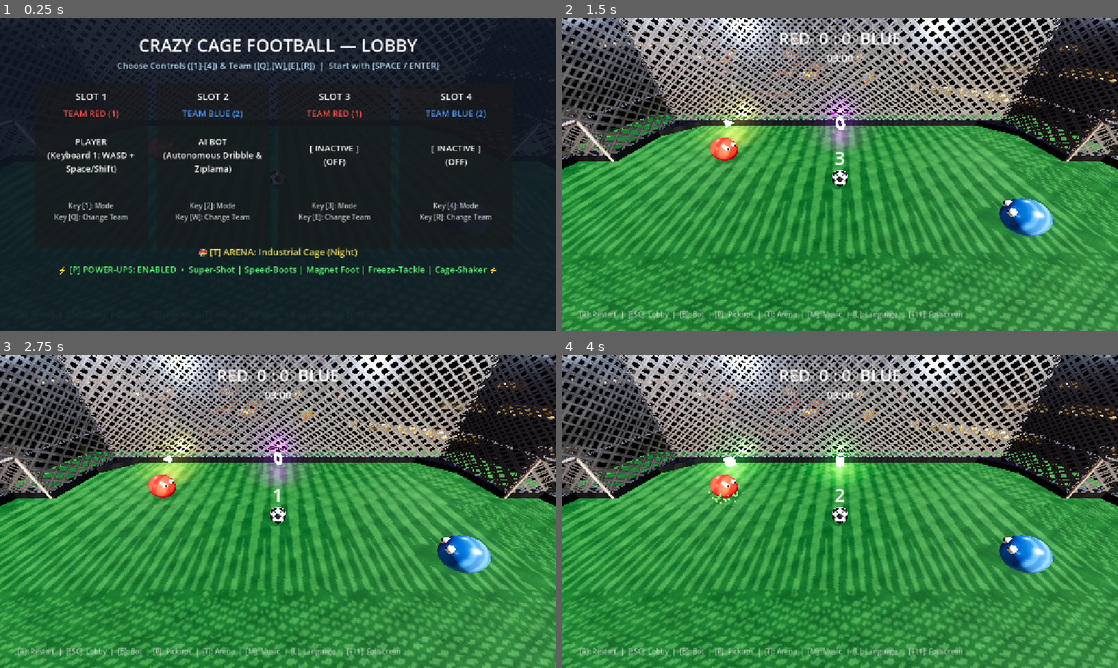
Above: before the commit, frames 1-4 (two rows, left to right).
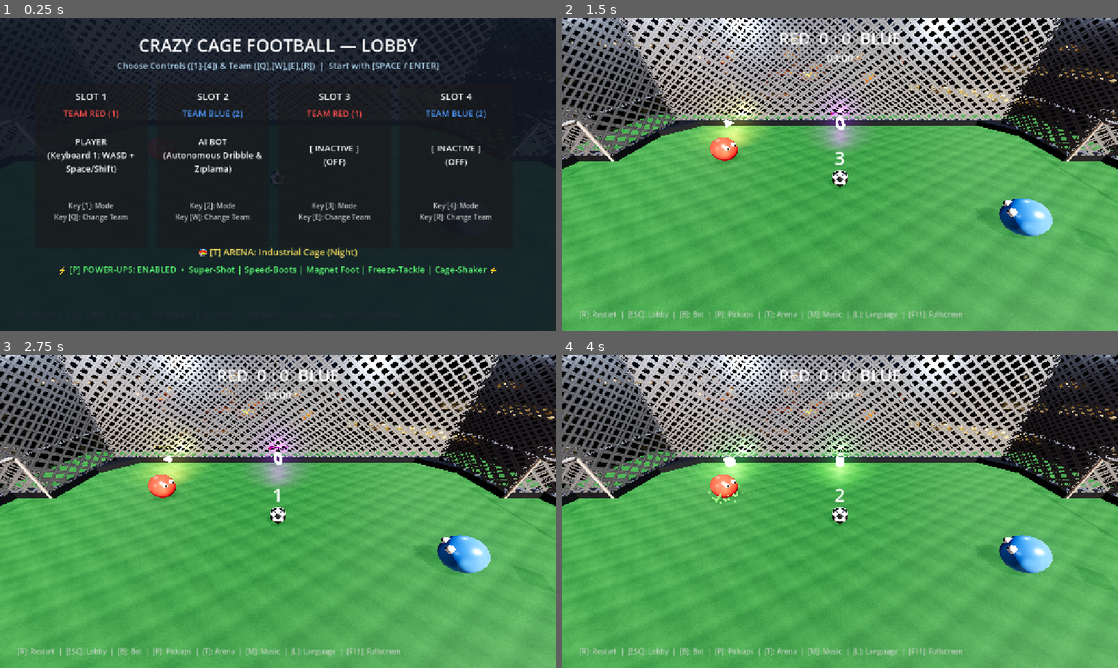
Above: after the commit, the same moments.

Repository: RobinNunkesser/gd-godot-crazy-cage-football
Game: Godot game, scene res://scenes/main.tscn
Same seed, same stepped clock (60 frames per second), same inputs: the game is played once before the commit and once after it.
Inputs (mouse positions are in pixels of both pictures, inside the frame that each line leads up to):
- Up to frame 1 (0.25 s): no input
- Up to frame 2 (1.5 s): tap Enter (p2_jump) at 0.5 s; move the mouse to (962, 158) at 0.52 s; hold D (p1_right) 0.53-1.28 s; tap Shift (p1_boost) at 0.6 s; click (962, 158) at 0.67 s; tap Space (p1_jump) at 0.77 s; move the mouse to (728, 190) at 1.27 s; hold S (p1_down) from 1.28 s (still down); tap Down (p2_down) at 1.35 s
- Up to frame 3 (2.75 s): tap Space (p1_jump) at 1.52 s; move the mouse to (333, 442) at 2.02 s; release S (p1_down) at 2.03 s; hold D (p1_right) from 2.03 s (still down); hold Left (p2_left) from 2.03 s (still down)
- Up to frame 4 (4 s): tap R (restart) at 2.75 s; move the mouse to (812, 574) at 2.77 s; release D (p1_right) at 2.78 s; release Left (p2_left) at 2.78 s; hold W (p1_up) 2.78-3.53 s; tap Right (p2_right) at 2.85 s; click (812, 574) at 2.92 s; tap Space (p1_jump) at 3.02, 3.77 s; move the mouse to (1006, 558) at 3.52 s; hold A (p1_left) from 3.53 s (still down); hold Up (p2_up) from 3.53 s (still down)

The runs differ from the first frame. In frame 2, 46% of the frame differs, in the area x 0-100%, y 0-100%; in frame 3, 46%; in frame 4, 46%.

Commit message:
fix(rendering): disable fence shadow casting to eliminate pitch edge flickering, soften shadows, and optimize depth buffer

Diff:
--- a/scenes/main.gd
+++ b/scenes/main.gd
@@ -141,11 +141,11 @@
 	stadium_light.rotation_degrees = Vector3(-55, 40, 0)
 	stadium_light.light_energy = 1.25
 	stadium_light.shadow_enabled = true
-	stadium_light.shadow_opacity = 0.55
-	stadium_light.shadow_blur = 2.0
+	stadium_light.shadow_opacity = 0.28
+	stadium_light.shadow_blur = 3.5
 	stadium_light.directional_shadow_max_distance = 45.0
-	stadium_light.shadow_bias = 0.05
-	stadium_light.shadow_normal_bias = 1.5
+	stadium_light.shadow_bias = 0.08
+	stadium_light.shadow_normal_bias = 2.0
 	add_child(stadium_light)
 
 	# 4 Eck-Flutlichter an den Käfig-Pfosten (Multi-Winkel-Ausleuchtung gegen Schlagschatten)
@@ -305,6 +305,7 @@
 	var fence_box = BoxMesh.new()
 	fence_box.size = Vector3(size.x, fence_height, size.z)
 	fence_inst.mesh = fence_box
+	fence_inst.cast_shadow = GeometryInstance3D.SHADOW_CASTING_SETTING_OFF
 	fence_inst.position = Vector3(0, -size.y * 0.5 + board_height + fence_height * 0.5, 0)
 
 	var mat = StandardMaterial3D.new()
@@ -1002,8 +1003,8 @@
 		stadium_light.light_color = t.get("sun_color", Color.WHITE)
 		stadium_light.light_energy = float(t.get("sun_energy", 1.25))
 		stadium_light.rotation_degrees = t.get("sun_rotation", Vector3(-55, 40, 0))
-		stadium_light.shadow_opacity = float(t.get("sun_shadow_opacity", 0.55))
-		stadium_light.shadow_blur = float(t.get("sun_shadow_blur", 2.0))
+		stadium_light.shadow_opacity = float(t.get("sun_shadow_opacity", 0.28))
+		stadium_light.shadow_blur = float(t.get("sun_shadow_blur", 3.5))
 
 	var fl_color = t.get("floodlight_color", Color(0.95, 0.96, 1.0))
 	var fl_energy = float(t.get("floodlight_energy", 0.95))
@@ -1058,6 +1059,7 @@
 			f_mat.depth_draw_mode = BaseMaterial3D.DEPTH_DRAW_ALWAYS
 			f_mat.cull_mode = BaseMaterial3D.CULL_DISABLED
 			f.material_override = f_mat
+			f.cast_shadow = GeometryInstance3D.SHADOW_CASTING_SETTING_OFF
 
 	# 6. Goal Posts & Neon Glow
 	var goal_emission = bool(t.get("goal_emission_enabled", false))
--- a/scripts/cage_camera.gd
+++ b/scripts/cage_camera.gd
@@ -21,12 +21,14 @@
 
 func _init() -> void:
 	fov = 82.0
-	near = 0.05
+	near = 0.25
+	far = 150.0
 	_current_look_target = Vector3(0.0, 0.6, 0.0)
 
 func _ready() -> void:
 	fov = 82.0
-	near = 0.05
+	near = 0.25
+	far = 150.0
 	_current_look_target = Vector3(0.0, 0.6, 0.0)
 
 func _process(delta: float) -> void:
--- a/scripts/cage_theme_manager.gd
+++ b/scripts/cage_theme_manager.gd
@@ -35,12 +35,12 @@
 			"sun_color": Color(1.0, 0.98, 0.95),
 			"sun_energy": 1.25,
 			"sun_rotation": Vector3(-55, 40, 0),
-			"sun_shadow_opacity": 0.55,
-			"sun_shadow_blur": 2.0,
+			"sun_shadow_opacity": 0.28,
+			"sun_shadow_blur": 3.5,
 			"floodlight_color": Color(0.92, 0.95, 1.0),
 			"floodlight_energy": 0.95,
-			"ambient_color": Color(0.28, 0.30, 0.36),
-			"ambient_energy": 0.65,
+			"ambient_color": Color(0.32, 0.34, 0.40),
+			"ambient_energy": 0.75,
 			"glow_bloom": 0.15,
 			"glow_intensity": 0.4,
 			"floor_texture": "res://assets/textures/pitch_turf.png",
@@ -72,12 +72,12 @@
 			"sun_color": Color(1.0, 0.98, 0.92),
 			"sun_energy": 1.75,
 			"sun_rotation": Vector3(-45, 30, 0),
-			"sun_shadow_opacity": 0.48,
-			"sun_shadow_blur": 2.4,
+			"sun_shadow_opacity": 0.24,
+			"sun_shadow_blur": 3.8,
 			"floodlight_color": Color(1.0, 0.97, 0.92),
 			"floodlight_energy": 0.75,
-			"ambient_color": Color(0.62, 0.72, 0.88),
-			"ambient_energy": 1.05,
+			"ambient_color": Color(0.65, 0.75, 0.90),
+			"ambient_energy": 1.15,
 			"glow_bloom": 0.08,
 			"glow_intensity": 0.2,
 			"floor_texture": "res://assets/textures/rooftop_court_floor.png",
@@ -111,12 +111,12 @@
 			"sun_color": Color(0.85, 0.55, 1.0), # Strahlendes UV / Synthwave-Licht
 			"sun_energy": 1.9,
 			"sun_rotation": Vector3(-60, 45, 0),
-			"sun_shadow_opacity": 0.38,
-			"sun_shadow_blur": 2.5,
+			"sun_shadow_opacity": 0.18,
+			"sun_shadow_blur": 4.0,
 			"floodlight_color": Color(0.0, 0.95, 1.0), # Leuchtendes Synthwave-Cyan
 			"floodlight_energy": 1.25,
-			"ambient_color": Color(0.42, 0.28, 0.65),
-			"ambient_energy": 1.35,
+			"ambient_color": Color(0.45, 0.32, 0.68),
+			"ambient_energy": 1.45,
 			"glow_bloom": 0.40,
 			"glow_intensity": 0.90,
 			"floor_texture": "res://assets/textures/cyber_grid_floor.png",
